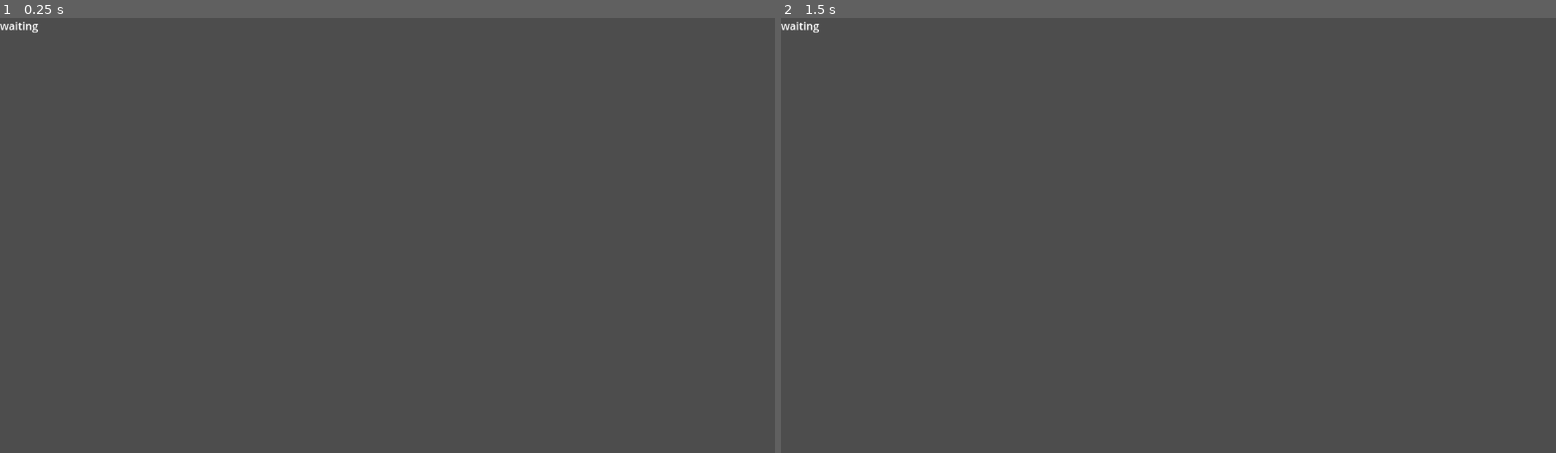
Above: before the commit, frames 1-2 (left to right).
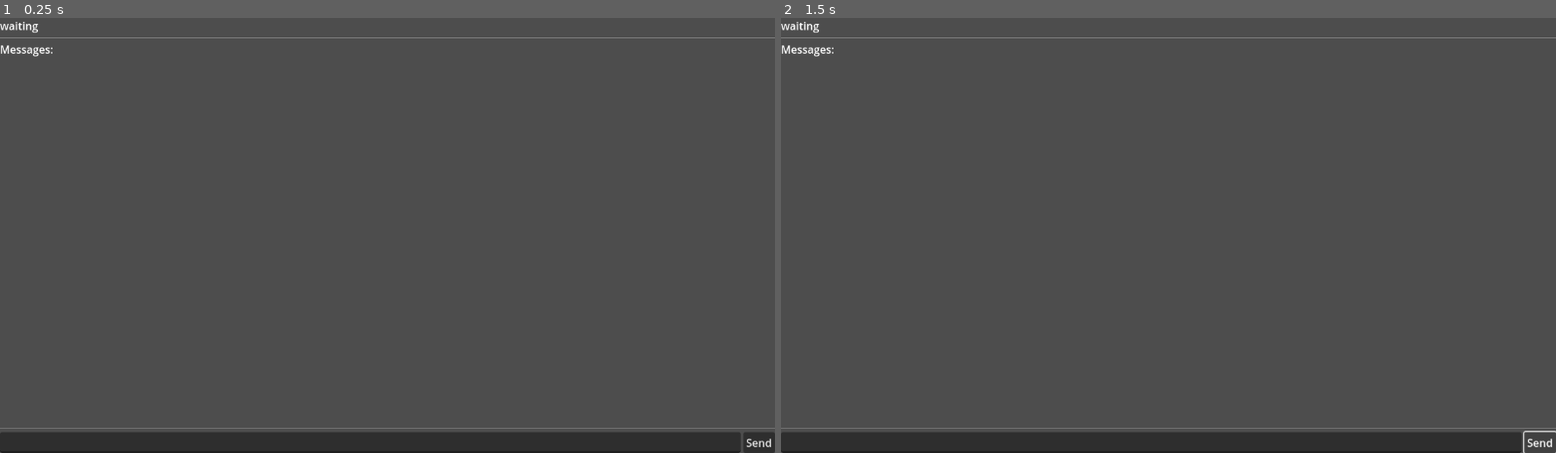
Above: after the commit, the same moments.

Repository: Garmelon/godoria
Game: Godot game, scene res://Main/Main.tscn
Two runs of this game, one before a commit and one after it. Both use one fixed random seed, a clock stepped at 60 frames per second and the inputs below.
Inputs (mouse positions are in pixels of both pictures, inside the frame that each line leads up to):
- Up to frame 1 (0.25 s): no input
- Up to frame 2 (1.5 s): click (1540, 444) at 0.5 s, where only the run after the commit has a clickable "Send"; click (1540, 444) at 1.25 s, where only the run after the commit has a clickable "Send"

The runs differ from the first frame. In frame 1, 5.2% of the frame differs, in the area x 0-100%, y 4-100%; in frame 2, 5.1%.

Commit message:
Add very rudimentary UI

Diff:
--- a/Main/Main.gd
+++ b/Main/Main.gd
@@ -1,7 +1,29 @@
 extends Node
 
+@onready var _room := $EuphRoom
+@onready var _status := %Status
+@onready var _messages := %Messages
+@onready var _input := %Input
+
+func _escape(text: String) -> String:
+	return text.replace("[", "[lb]")
+
 func _process(_delta):
-	$Label.text = $EuphRoom.status()
+	_status.text = _room.status()
 
 func _on_euph_room_packet(packet: EuphPacket):
-	print("| ", packet.json_stringify())
+	if packet.type == "send-event":
+		_messages.append_text("\n[b][lb]%s[rb][/b] %s" % [
+			_escape(packet.data.sender.name),
+			_escape(packet.data.content),
+		])
+
+func _send_msg():
+	_room.send(EuphPacket.new("send", {"content": _input.text}))
+	_input.clear()
+
+func _on_send_button_pressed():
+	_send_msg()
+
+func _on_input_text_submitted(new_text):
+	_send_msg()
--- a/Main/Main.tscn
+++ b/Main/Main.tscn
@@ -9,8 +9,51 @@
 [node name="EuphRoom" parent="." instance=ExtResource("2_wfewt")]
 autoconnect = true
 
-[node name="Label" type="Label" parent="."]
-offset_right = 40.0
-offset_bottom = 23.0
+[node name="Ui" type="Control" parent="."]
+layout_mode = 3
+anchors_preset = 15
+anchor_right = 1.0
+anchor_bottom = 1.0
+grow_horizontal = 2
+grow_vertical = 2
+
+[node name="VBoxContainer" type="VBoxContainer" parent="Ui"]
+layout_mode = 1
+anchors_preset = 15
+anchor_right = 1.0
+anchor_bottom = 1.0
+grow_horizontal = 2
+grow_vertical = 2
+
+[node name="Status" type="Label" parent="Ui/VBoxContainer"]
+unique_name_in_owner = true
+layout_mode = 2
+text = "unknown"
+
+[node name="HSeparator" type="HSeparator" parent="Ui/VBoxContainer"]
+layout_mode = 2
+
+[node name="Messages" type="RichTextLabel" parent="Ui/VBoxContainer"]
+unique_name_in_owner = true
+layout_mode = 2
+size_flags_vertical = 3
+text = "Messages:"
+
+[node name="HSeparator2" type="HSeparator" parent="Ui/VBoxContainer"]
+layout_mode = 2
+
+[node name="HBoxContainer" type="HBoxContainer" parent="Ui/VBoxContainer"]
+layout_mode = 2
+
+[node name="Input" type="LineEdit" parent="Ui/VBoxContainer/HBoxContainer"]
+unique_name_in_owner = true
+layout_mode = 2
+size_flags_horizontal = 3
+
+[node name="SendButton" type="Button" parent="Ui/VBoxContainer/HBoxContainer"]
+layout_mode = 2
+text = "Send"
 
 [connection signal="packet" from="EuphRoom" to="." method="_on_euph_room_packet"]
+[connection signal="text_submitted" from="Ui/VBoxContainer/HBoxContainer/Input" to="." method="_on_input_text_submitted"]
+[connection signal="pressed" from="Ui/VBoxContainer/HBoxContainer/SendButton" to="." method="_on_send_button_pressed"]
